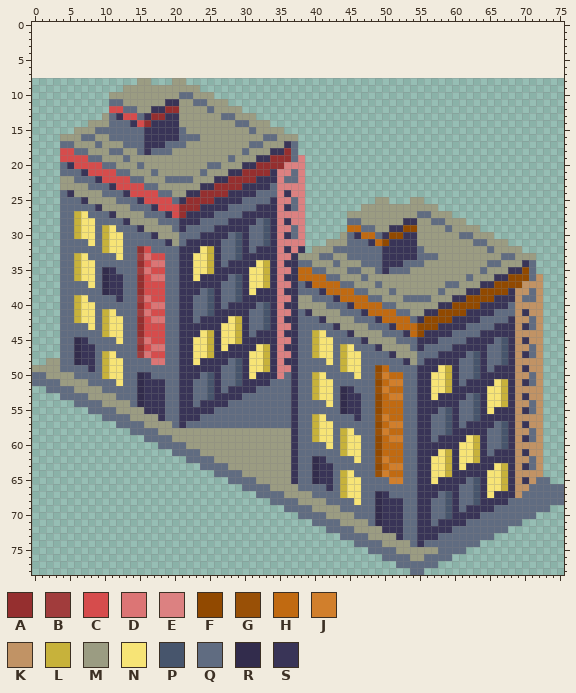
Two versions of one pixel-art file, assets/buildings/large-apartment.aseprite. The picture above is the old version.
76x71 pixels, 1 frame. The old version is drawn lined up with the new one, on the new canvas.
Palette (. is transparent): A #952f2f  B #a13c3c  C #d64c4c  D #dc7575  E #dc8181  F #914900  G #995006  H #c16a11  J #d17f2c  K #c19365  L #c7b23b  M #9b9c82  N #f7e476  P #47556c  Q #606c81  R #322c4c  S #393457
The same view after the edit:
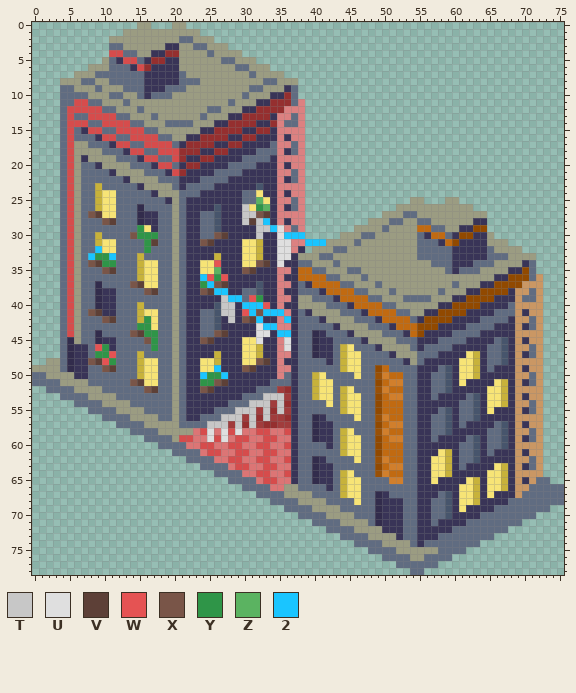
Colours new in this view: T #c7c7c7  U #dfdfdf  V #5d4037  W #e55353  X #795548  Y #2f9548  Z #5bb361  2 #1ac5ff
Diff:
canvas 76x71 -> 76x79, the old top-left corner now at 0,8
colour K: #c19365 -> #ca9764
Changed rows in their new state; - is a pixel that keeps its letter.
first column x 4:
 0 -----------MM---MM-----------------------------------------------
 1 ---------MMMMMMMMMMM---------------------------------------------
 2 -------MMMMMMMMMMQQMMM-------------------------------------------
 3 -------QQMMMMMMSSMMQQMMM-----------------------------------------
 4 -------CCQQMMSSAAMMMMQMMMM---------------------------------------
 5 ------MQSCCQSAASSMMMMMMQQMMM-------------------------------------
 6 ----MMMQQQSCASSSSMMMMMMMMQQMMM-----------------------------------
 7 --MMMQQQQQQQSSSSSQMMMMMMMMMQMMMM---------------------------------
 8 MMMQQMMQQQQQSSSSSQQQMMMMMMMMMQQMMM-------------------------------
 9 QQMMMQMMMQQQSSSQQQ--MMMMMMMQQMMMSQ-------------------------------
10 QQQQMMMQQ--QSQQQ-MM---MMMMQMMMSSAQ-------------------------------
11 QQCCQQMMMQ-----MM--MM---QMMMSSAAAQE------------------------------
12 QCCCCCQQMMMQ-MMMM-----Q---SSAAAAEEE------------------------------
13 QCQQCCCCQQMMMQMMM---Q--MSSAAAASEEQE------------------------------
14 QCCCQQCCCCQQMMMQQQQ---SSAAAASSAEQQE------------------------------
15 QCQSCC--CCCCQQMMMM--SSAAAASSAASEEEE------------------------------
16 QCQ--SCC--CCCCQQMMSSAAAASSAASSSESEE------------------------------
17 -C--Q-QSCC--CCCC-SAAAASSAASSSSQEE-E------------------------------
18 Q-MM--Q--SCCQ-CCCAAASSAASSSSQQQES-E------------------------------
19 Q-MSMM--Q-QSCCQQCASSAASSSSQQQQSEEE-------------------------------
20 -CMQQSMM--Q-QSCCQSAASSSSQQQQSSSES--------------------------------
21 -CMQQQQSMM--Q-QSCASSSSQQQQSSSS-----------------------------------
22 QCM--QQQQSMM--Q--SSSQQQQSSSS----S--------------------------------
23 QC-Q-L-QQQQSMM--QSQQQQSSSS--P-S----------------------------------
24 -C-QQLNN-QQQQSMM-QQQSSSS--QQNSS----------------------------------
25 -CMQQLNN---QQQQSMQSSSS------ZN---------------..--------MM--------
26 -CM--LNNQQ-R-QQQMQSS--P-SSTNYZ-------------.....------MMMMM------
27 -CMQXVNNQQQRSS-QMQ--QQPSSSTTXV-----------.....---QQMM---MMMMM----
28 -CMQQ-XV-QQRSS--MQ----PS--TVT2-----------...---QQMMQQMM---MSS----
29 -CMQQ-QQ---YNSQQMQSS--P----STT2U---------.MMM-QMMMMHHQQM-SSFF----
30 -CMQQLQQQ-XYYYQQ--SSQQXVSS-STS-U222------MMQQMMMMMMQSHHQSFFSS----
31 -CM-QLN-Q---YV-Q----XV-SSSNNLS-UU--222---M-MMMMMMMMQQQSHFSSSS----
32 -CM--2N-Q--QY---MQ--SS-SSSNNL--UU--------MMMMMMMMMM-QQQQSSSSS----
33 -CMQ2YY2Q--LQQQ-MQ-SSSLSSSNNL--UU--------MMMMMMMMMM---QQSSSSSQQ-M
34 -CMQXVYY---LNNQ-MQ-S-NWS--NNXV-U-----------MMMMMMMMM-QQQSSSQQ-M--
35 -CMQQ-XV---LNNQ-MQ-S-NZ---XVSS---------------MMMMM-----QSQQQM----
36 -CMQQ-QQQ--LNNQ-MQ-S2WYWSS-SSS----------------------------M------
37 -CM-QRQQQ-XVNNQ-MQ--Y2XVSS-SPS-------------------------M---------
38 -CM--RS-Q--QXVQ-MQ--XV22SSQQP------------------------------------
39 -CMQ-RSSQ--QQQQ-MQ-SSS-T22QWY------------------------------------
40 -CMQQRSS---LQQQ-MQ-SSSPTT-222W-----------------------------------
41 -CMQXVSS---LNNQ-MQ-S-QPTT-W2X222---------------------------------
42 -CMQQ-XVQ--LYNQ-MQ-SQQP-TSXV2S--2--------------------------------
43 -CM-Q-QQQ--YYNQ-MQ--QQPSSS-SU22----------------------------------
44 -CM--RQQQ-XVYYQ-MQ--QQXVSS-SUU-22---RS---------------------------
45 -RMQ-RSSQ--QXYQ-MQ-SXV-SSSNNU---U---RSS--------------------------
46 -RS-QWYS---QQYQ-MQ-SSS-S--NNLS--U---RSS--------------------------
47 -RS-QYYW---LQQQ-MQ-SSSL---N-LS------RSS-------------------NL-----
48 -RS-XVWYQ--LNNQ-MQ-SNNL-SSN-XV--------S------------------NNL-----
49 -RSSQ-XVQ--LNN--MQ--NN2SSSXVSS------------------------QP-NNL-----
50 --SS--QQQ--LNN--MQ--2YY2SS-S-------------------------QQP-NNL-----
51 --------Q-XVNNQ-MQ-SYYXVSS---------------------------QQP-N-------
52 -----------QXVQ-MQ-SXV-S-------BA-------LN-----------QQP---------
53 -----------QQQQ-MQ-SSS-------TTTB-------LNN----------Q-----------
54 -----------QQQQ-MQ-S-------TTTBTA-------LNN----------------------
55 ------------QQQ-MQ-------TTTBTATB-------LNN----------------------
56 --------------Q-MQ-----TTTBTATBBA---RS----N----------------------
57 ----------------MQ---TTTBTATBAABB---RSS--------------------------
58 -------------------DCUDUCUDDCCDDC---RSS--------------------------
59 -----------------CCDDUCUDCCDDCCDD---RSS-------------------QP-----
60 ------------------DDCCDDCCDDCCDDC-----S------------------QQP-----
61 --------------------DCCDDCCDDCCDD------------------------QQP-----
62 ----------------------DDCCDDCCDDC------------------------QQP-----
63 ------------------------DCCDDCCDD------------------------Q-------
64 --------------------------DDCCDDC--------------------------------
65 ----------------------------DCCDD-------------------------NL-----
66 ------------------------------DD-------------------------NNL-----
67 ---------------------------------------------------------NNL-----
68 ---------------------------------------------------------NNL-----
69 ---------------------------------------------------------N-------
